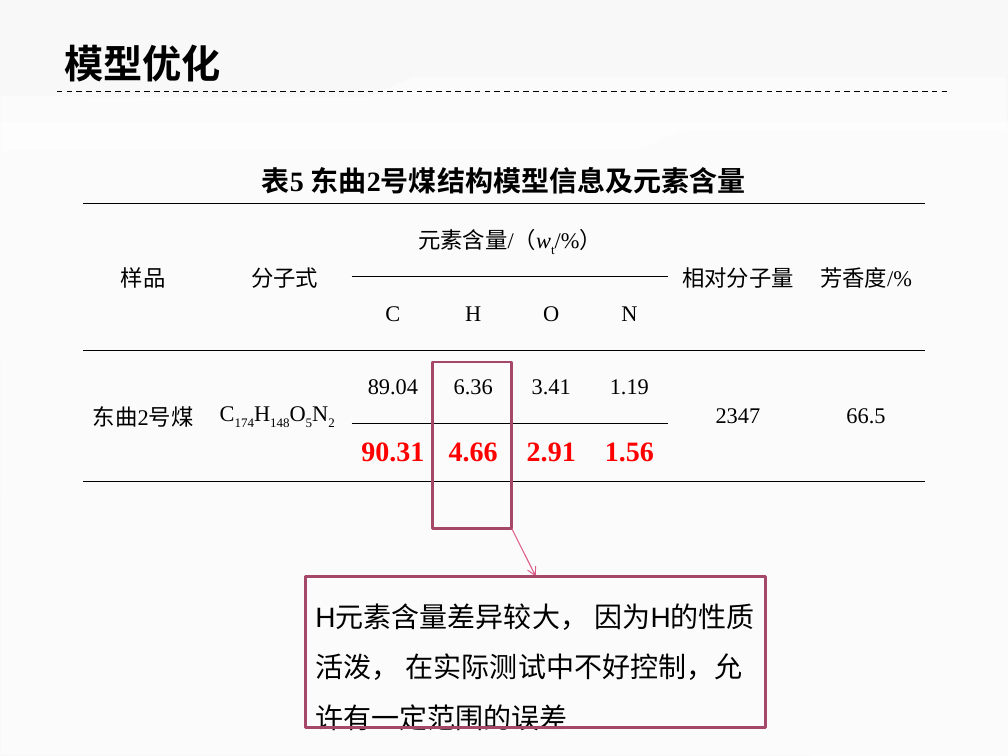
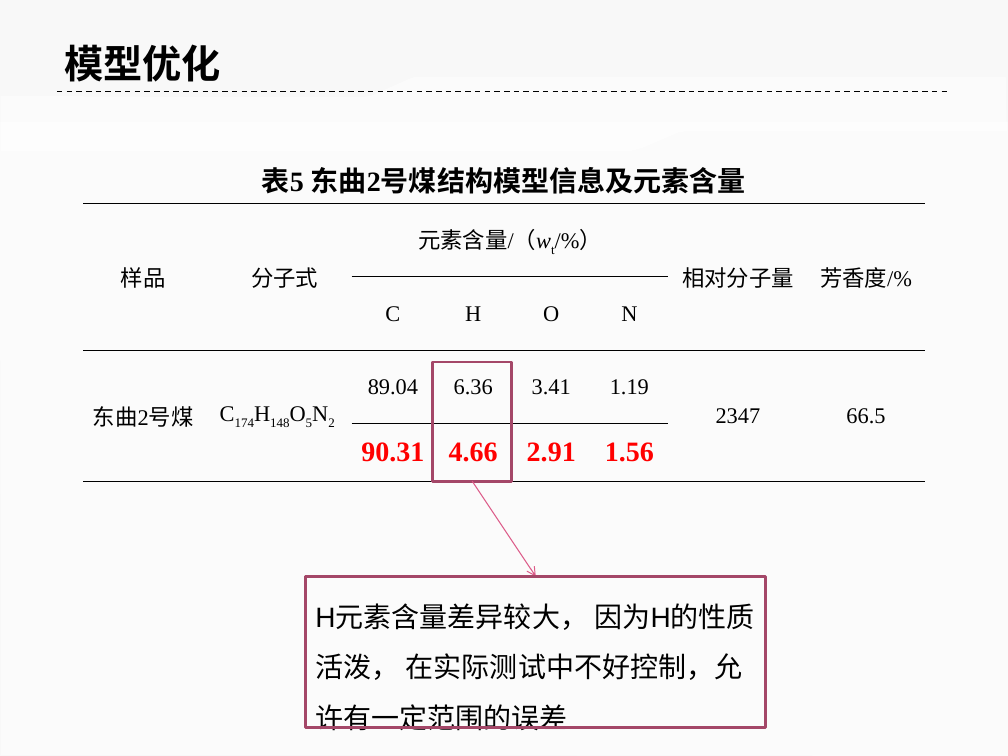
Before and after one commit to ilvcr/GraduationProject, a slide deck: slide 19 of ppt/yoghourtppt.pptx. Drawn at 1008x756 pixels with LibreOffice and Linux fonts; fonts in the diff are those of the drawing. Boxes give left, top, right and bottom in pixels: in the first picture for what was removed or moved away, otherwise in the second. Text is boxed around its words. In the diff, an @@ line names an element or a change of style, - is before the commit and + after.

```diff
--- a/ppt/yoghourtppt.pptx
+++ b/ppt/yoghourtppt.pptx
@@ rectangle: place and size @@
-rectangle at [432, 362, 512, 528]
+rectangle at [432, 362, 512, 481]
@@ arrow moved from (512, 529) - (535, 577) to (473, 481) - (535, 577) @@
```
Also in this commit, not shown: 5 other slides changed.
